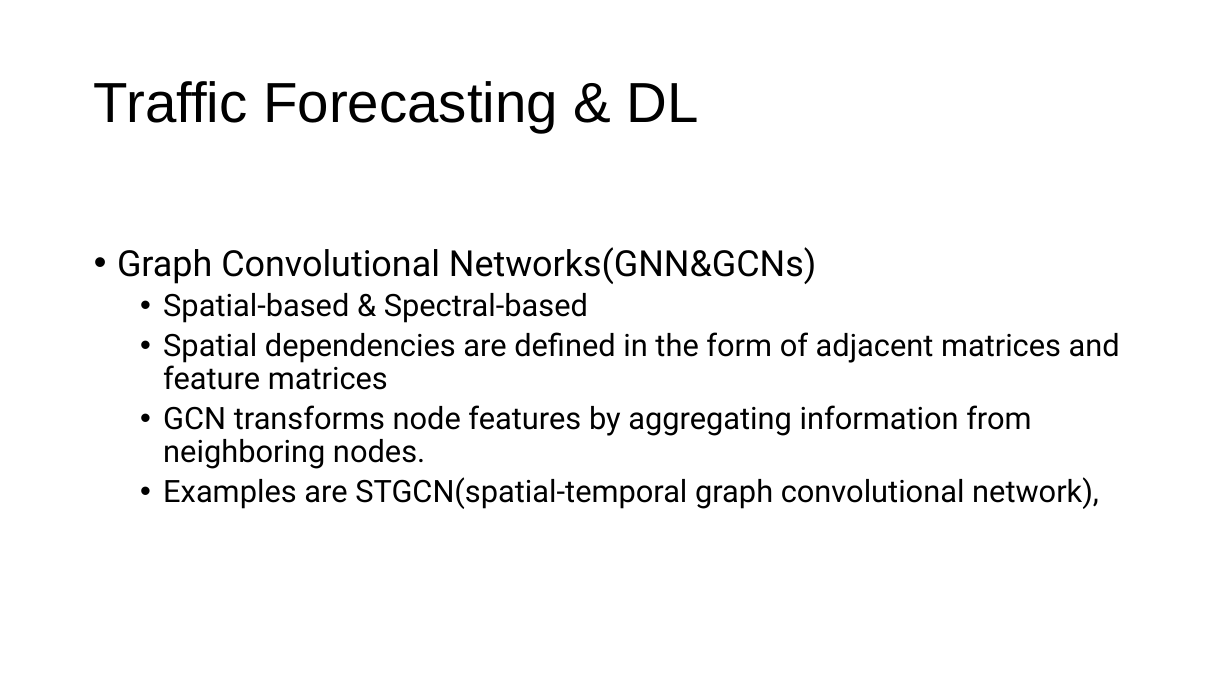
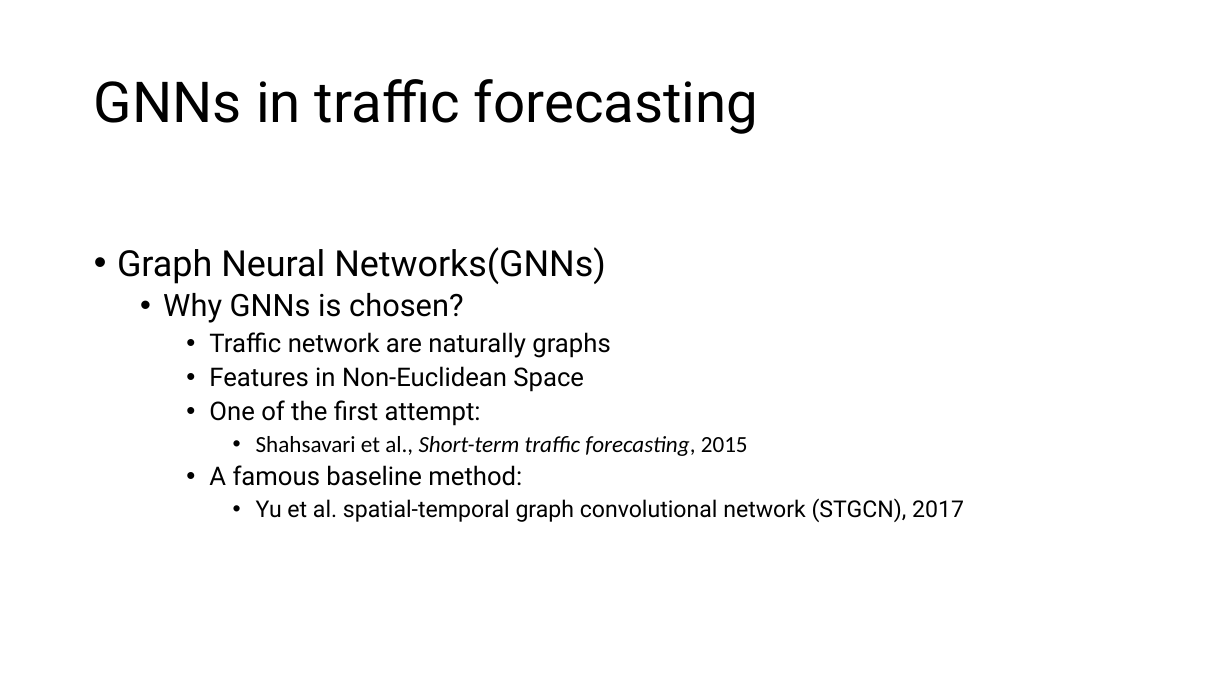
Before and after one commit to zhengyouhan/TransInfos24, a slide deck: slide 4 of Rinko_Drafts/A Brief Survey on Deep Learning in.pptx. Drawn at 1232x693 pixels with LibreOffice and Linux fonts; fonts in the diff are those of the drawing. Boxes give left, top, right and bottom in pixels: in the first picture for what was removed or moved away, otherwise in the second. Text is boxed around its words. In the diff, an @@ line names an element or a change of style, - is before the commit and + after.

```diff
--- a/Rinko_Drafts/A Brief Survey on Deep Learning in.pptx
+++ b/Rinko_Drafts/A Brief Survey on Deep Learning in.pptx
@@ title at (94,79,759,134): text changed; font Arial to Roboto @@
-Traffic Forecasting & DL
+GNNs in traffic forecasting
@@ text at (117,247,964,522): text changed; size 24 to 18 pt @@
-• Graph Convolutional Networks(GNN&GCNs)
-  • Spatial-based & Spectral-based
-  • Spatial dependencies are defined in the form of adjacent matrices and feature matrices
-  • GCN transforms node features by aggregating information from neighboring nodes.
-  • Examples are STGCN(spatial-temporal graph convolutional network),
+• Graph Neural Networks(GNNs)
+  • Why GNNs is chosen?
+    • Traffic network are naturally graphs
+    • Features in Non-Euclidean Space
+    • One of the first attempt:
+      • Shahsavari et al., Short-term traffic forecasting, 2015
+    • A famous baseline method:
+      • Yu et al. spatial-temporal graph convolutional network (STGCN), 2017
```
Also in this commit, not shown: 4 other slides changed, 2 slides added, 3 slides removed, 1 other file.
